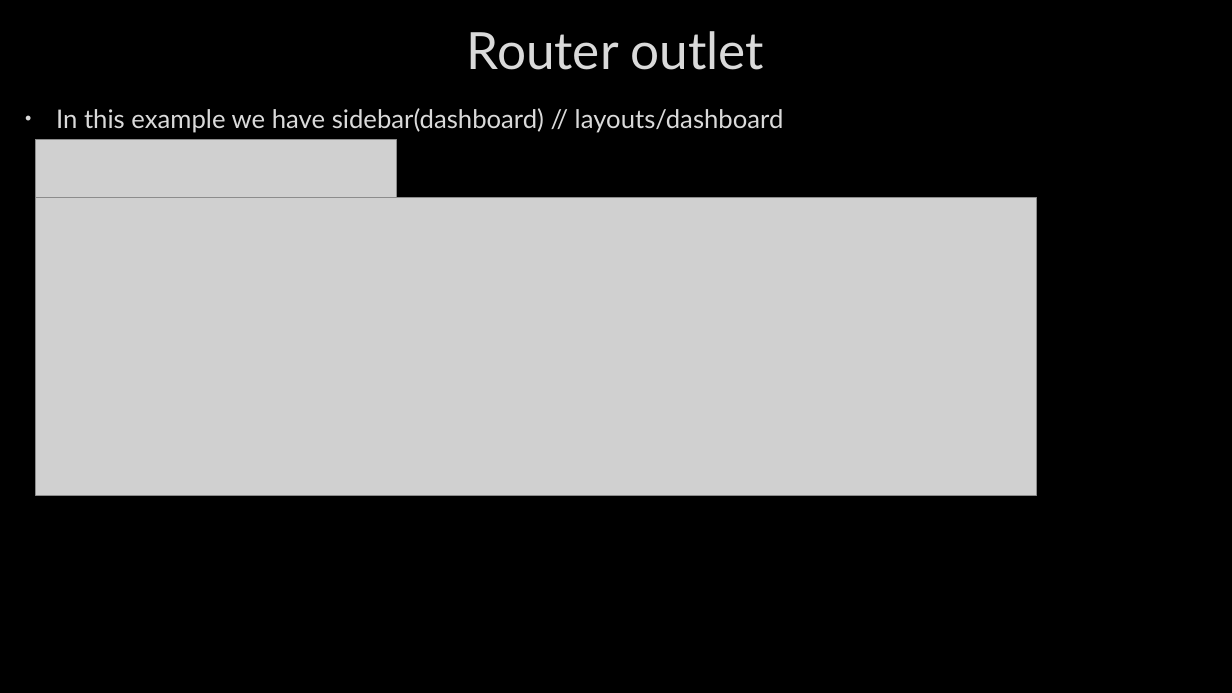
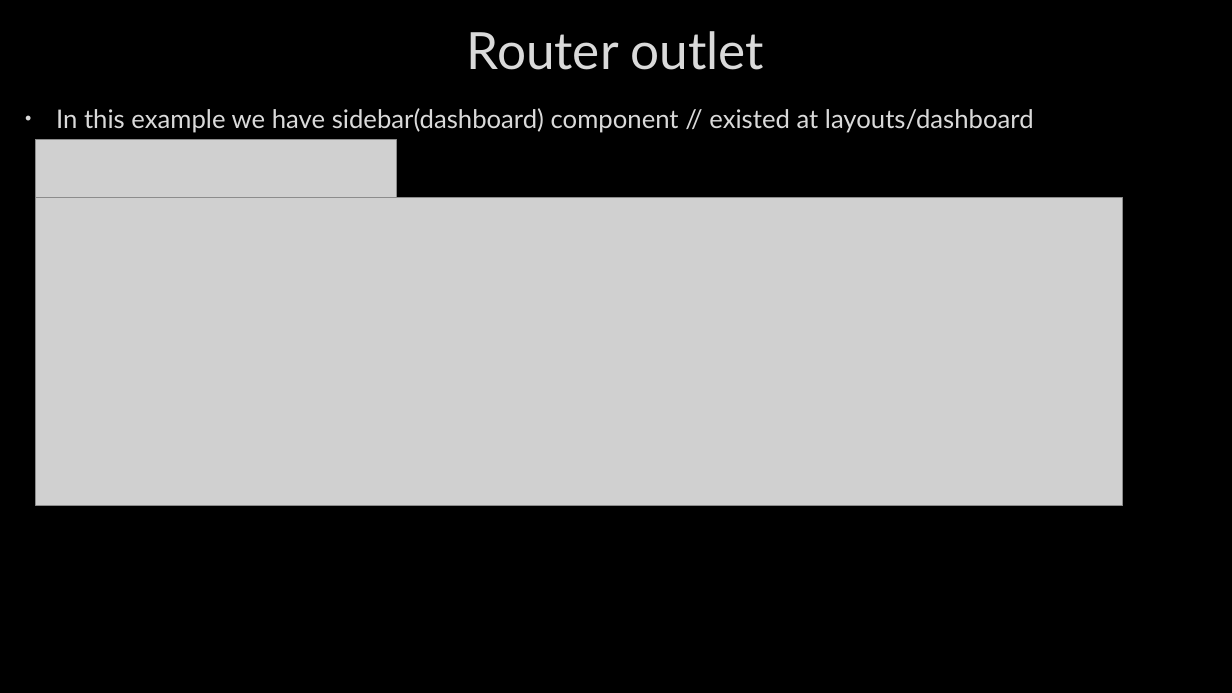
Before and after one commit to AhmedMohamedSamir1/Summary, a slide deck: slide 11 of Angular & type script/Angular.pptx (slide 12 before the commit). Drawn at 1232x693 pixels with LibreOffice and Linux fonts; fonts in the diff are those of the drawing; grey boxes stand for pictures; background and template pictures are left out. Boxes give left, top, right and bottom in pixels: in the first picture for what was removed or moved away, otherwise in the second. Text is boxed around its words. In the diff, an @@ line names an element or a change of style, - is before the commit and + after.

```diff
--- a/Angular & type script/Angular.pptx
+++ b/Angular & type script/Angular.pptx
@@ text at (56, 108, 1034, 133): text changed @@
-• In this example we have sidebar(dashboard) // layouts/dashboard
+• In this example we have sidebar(dashboard) component // existed at layouts/dashboard
@@ picture: place and size @@
-picture at (36, 198, 1037, 495)
+picture at (36, 198, 1123, 506)
```
Also in this commit, not shown: 4 other slides changed, 7 slides added, 1 slide removed, 5 other files.
